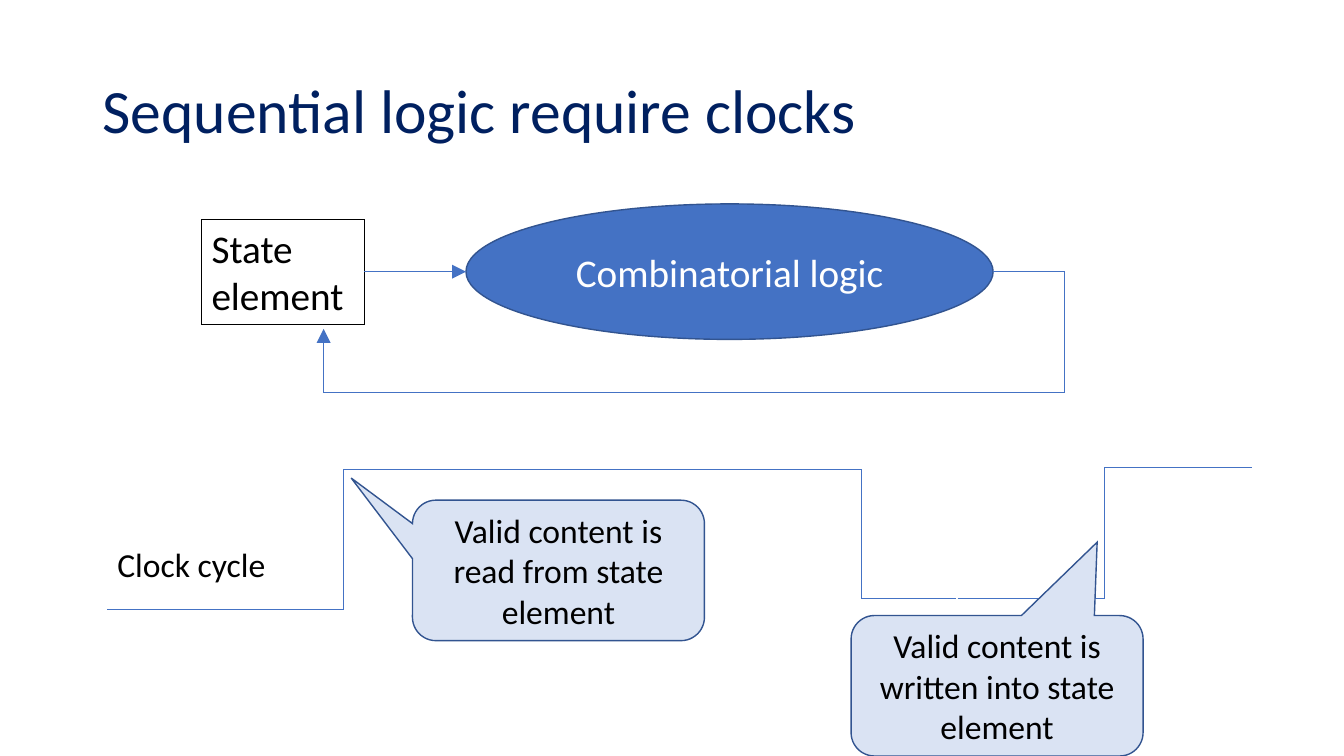
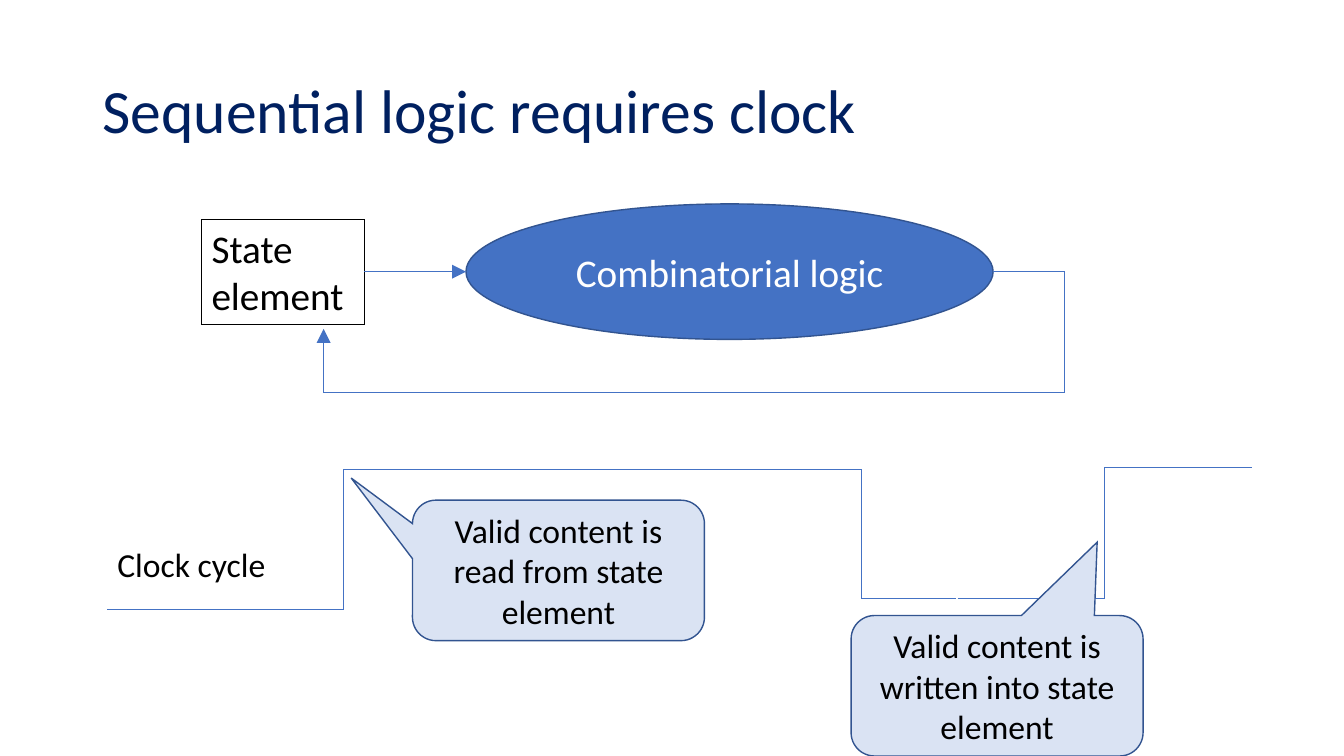
Before and after one commit to NYU-CSO/nyu-cso.github.io, a slide deck: slide 15 of notes/arch-seq.pptx (slide 12 before the commit). Drawn at 1344x756 pixels with LibreOffice and Linux fonts; fonts in the diff are those of the drawing. Boxes give left, top, right and bottom in pixels: in the first picture for what was removed or moved away, otherwise in the second. Text is boxed around its words. In the diff, an @@ line names an element or a change of style, - is before the commit and + after.

```diff
--- a/notes/arch-seq.pptx
+++ b/notes/arch-seq.pptx
@@ title at [102, 90, 856, 144]: text changed @@
-Sequential logic require clocks
+Sequential logic requires clock
```
Also in this commit, not shown: 17 other slides changed, 7 slides added, 1 slide removed, 1 other file.
